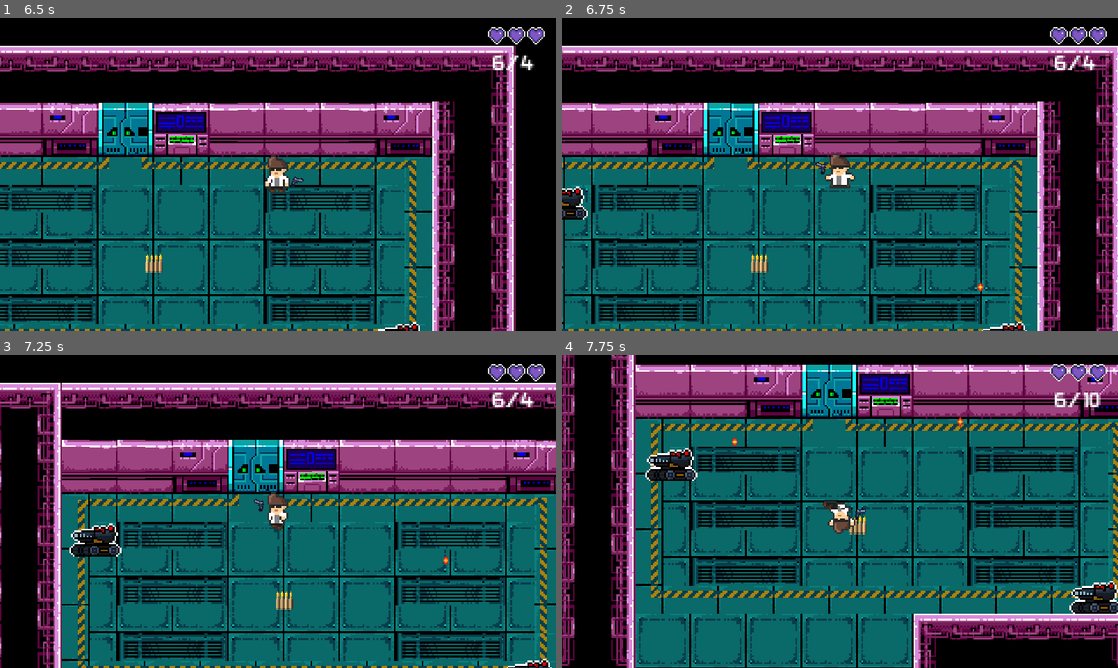
Above: before the commit, frames 1-4 (two rows, left to right).
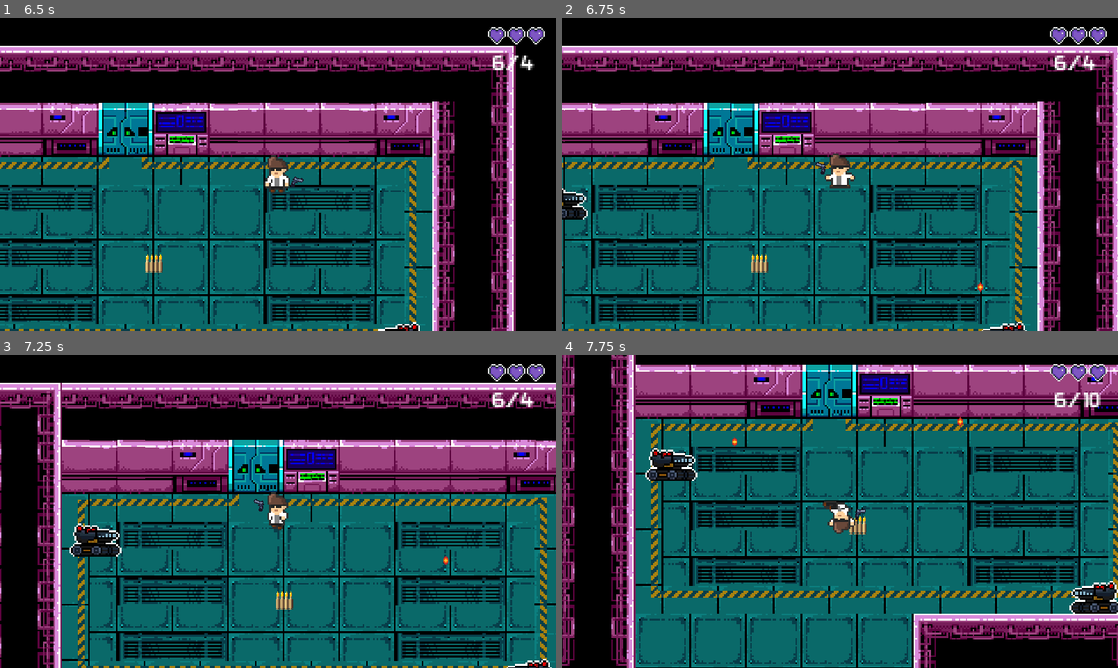
Above: after the commit, the same moments.

Repository: Pirraio/bulletwave
Game: Godot game, scene res://scenes/main.tscn
The game is run twice, just before and just after one commit, with the same random seed, the same clock (stepped at 60 frames per second) and the same inputs. Sound files missing from this copy of the repository are replaced by a short silence.
Inputs (mouse positions are in pixels of both pictures, inside the frame that each line leads up to):
- Up to frame 1 (6.5 s): click (278, 249) at 0.5 s; click (278, 249) at 1.25 s; click (127, 174) at 2 s; move the mouse to (400, 158) at 2.77 s; hold D (move_right) 2.78-3.53 s; tap Space (dodge) at 2.85, 4.35, 5.85 s; move the mouse to (166, 190) at 3.52 s; hold S (move_down) 3.53-4.28 s; click (166, 190) at 3.6 s; move the mouse to (333, 105) at 4.27 s; hold D (move_right) 4.28-5.03 s; move the mouse to (250, 237) at 5.02 s; hold W (move_up) 5.03-5.78 s; click (250, 237) at 5.1 s; move the mouse to (444, 221) at 5.77 s; hold A (move_left) from 5.78 s (still down); tap R (reload) at 6.4 s
- Up to frame 2 (6.75 s): keep holding A (move_left); move the mouse to (673, 127) at 6.52 s; click (673, 127) at 6.6 s
- Up to frame 3 (7.25 s): keep holding A (move_left)
- Up to frame 4 (7.75 s): move the mouse to (867, 511) at 7.27 s; release A (move_left) at 7.28 s; hold S (move_down) from 7.28 s (still down); tap Space (dodge) at 7.35 s

Frame 1 is identical in both runs. In frame 2, 0.2% of the frame differs, in the area x 0-5%, y 53-64%; in frame 3, 0.4%; in frame 4, 0.5%, in the area x 15-24%, y 29-40%.

Commit message:
correção de bug do inimigo

Diff:
--- a/scenes/enemy/enemy.tscn
+++ b/scenes/enemy/enemy.tscn
@@ -15,7 +15,6 @@
 
 [node name="CollisionShape2D" type="CollisionShape2D" parent="."]
 position = Vector2(-1.98682e-06, 12.5)
-scale = Vector2(1, 1)
 shape = SubResource("RectangleShape2D_1fxqh")
 
 [node name="RayCast2D" type="RayCast2D" parent="."]
--- a/scripts/enemy.gd
+++ b/scripts/enemy.gd
@@ -36,6 +36,11 @@
 		follow_player()
 
 	global_position += velocity * speed * delta
+
+	if self.position.x < Global.player.position.x:
+		sprite.flip_h = true
+	else:
+		sprite.flip_h = false
 
 func follow_player():
 	if Global.player != null:
